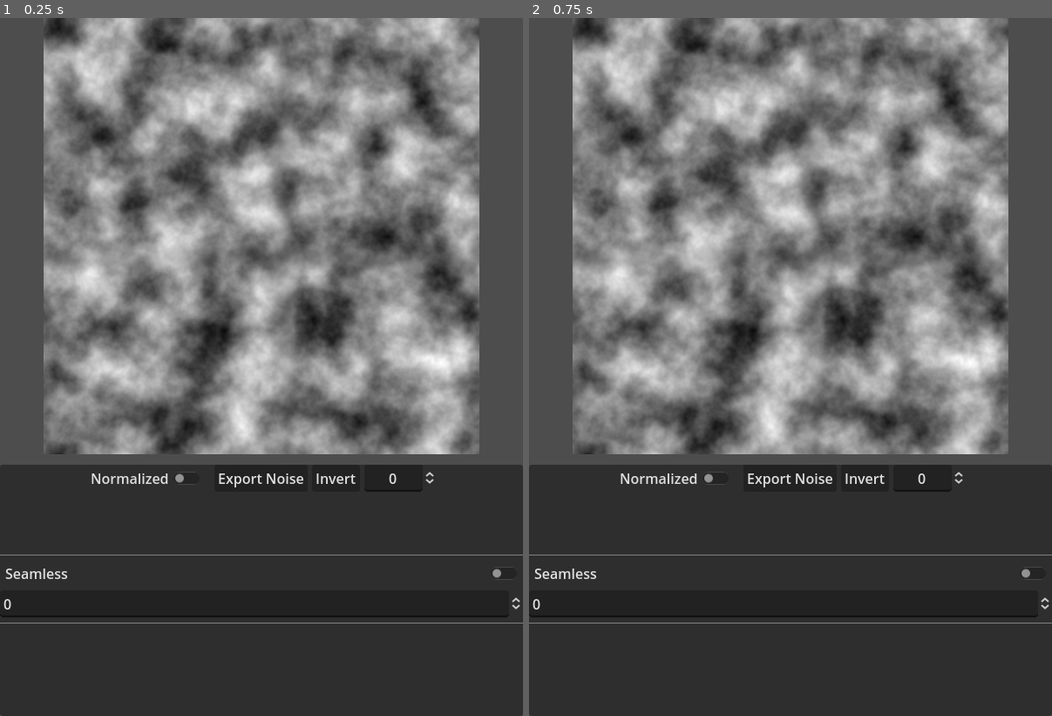
Above: before the commit, frames 1-2 (left to right).
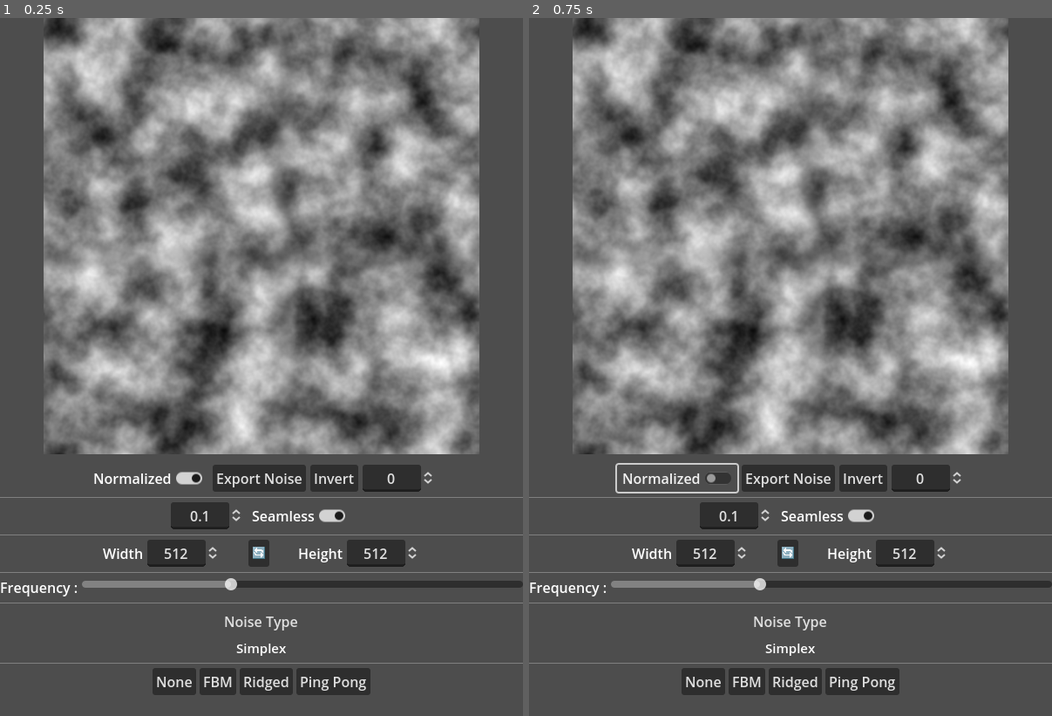
Above: after the commit, the same moments.

Repository: josephsmithberger/seamlessnoise
Game: Godot game, scene res://control.tscn
Two runs of this game, one before a commit and one after it. Both use one fixed random seed, a clock stepped at 60 frames per second and the inputs below. Before the commit the project has no main scene; this scene is started directly in both runs.
Inputs:
- Up to frame 1 (0.25 s): no input
- Up to frame 2 (0.75 s): click "Normalized" at 0.5 s

The runs differ from the first frame. In frame 1, 32% of the frame differs, in the area x 0-100%, y 64-100%; in frame 2, 32%, in the area x 0-100%, y 63-100%.

Commit message:
V0.1
Everything is functional. I plan to make it prettier and add some QOL features,

Diff:
--- /dev/null
+++ b/control.gd
@@ -0,0 +1,174 @@
+extends Control
+
+# Node references
+@onready var noise_rect:NoiseTexture2D = $VSplitContainer/Noise.texture
+@onready var noise:TextureRect = $VSplitContainer/Noise
+
+@onready var blend_box:SpinBox = $VSplitContainer/Menu/HBoxContainer/Blend
+@onready var seamless_toggle:CheckButton = $VSplitContainer/Menu/HBoxContainer/Seamless
+
+@onready var width_box:SpinBox = $VSplitContainer/Menu/Resolution/Width
+@onready var height_box:SpinBox = $VSplitContainer/Menu/Resolution/Height
+
+@onready var ntype_label:Label = $VSplitContainer/Menu/Type
+@onready var noise_menu:MenuButton = $"VSplitContainer/Menu/Noise Types"
+
+@onready var export_button:Button = $VSplitContainer/Menu/Dock/Export
+
+# Configuration
+@export var default_size:int = 512
+var is_exporting:bool = false
+
+func _ready() -> void:
+	_setup_noise_menu()
+
+func _setup_noise_menu() -> void:
+	var popup = noise_menu.get_popup()
+	popup.id_pressed.connect(_on_menu_item_selected)
+	popup.add_item("Simplex", FastNoiseLite.TYPE_SIMPLEX)
+	popup.add_item("Simplex Smooth", FastNoiseLite.TYPE_SIMPLEX_SMOOTH)
+	popup.add_item("Cellular", FastNoiseLite.TYPE_CELLULAR)
+	popup.add_item("Perlin", FastNoiseLite.TYPE_PERLIN)
+	popup.add_item("Value", FastNoiseLite.TYPE_VALUE)
+	popup.add_item("Value Cubic", FastNoiseLite.TYPE_VALUE_CUBIC)
+
+# Export UI handlers
+func _on_export_pressed() -> void:
+	is_exporting = true
+
+	# Store current state
+	var was_normal_map = noise_rect.as_normal_map
+
+	# Export regular texture
+	noise_rect.as_normal_map = false
+	var base_path = await _get_save_path()
+	if base_path:
+		# Get the texture data
+		var image = noise_rect.get_image()
+		# Save regular texture
+		image.save_png(base_path)
+
+		# Create normal map from height data
+		var normal_image = create_normal_map(image)
+		# Add _normal suffix before the extension
+		var normal_path = base_path.get_basename() + "_normal" + ".png"
+		normal_image.save_png(normal_path)
+
+	# Restore previous state
+	noise_rect.as_normal_map = was_normal_map
+	is_exporting = false
+
+func create_normal_map(height_map: Image) -> Image:
+	var width = height_map.get_width()
+	var height = height_map.get_height()
+	var normal_map = Image.create(width, height, false, Image.FORMAT_RGB8)
+	var bump_intensity = 8.0
+
+	height_map.convert(Image.FORMAT_RGB8)
+
+	for y in height:
+		for x in width:
+			# Sample heights using wrapped coordinates
+			var left = height_map.get_pixel(posmod(x - 1, width), y).r
+			var right = height_map.get_pixel(posmod(x + 1, width), y).r
+			var up = height_map.get_pixel(x, posmod(y - 1, height)).r
+			var down = height_map.get_pixel(x, posmod(y + 1, height)).r
+
+			# Calculate normal with increased intensity
+			var normal_x = (left - right) * 0.5 * bump_intensity
+			var normal_y = (up - down) * 0.5 * bump_intensity
+			var normal_z = 1.0
+
+			# Normalize
+			var length = sqrt(normal_x * normal_x + normal_y * normal_y + normal_z * normal_z)
+			normal_x /= length
+			normal_y /= length
+			normal_z /= length
+
+			# Convert from -1,1 range to 0,1 range
+			normal_x = (normal_x * 0.5) + 0.5
+			normal_y = (normal_y * 0.5) + 0.5
+			normal_z = (normal_z * 0.5) + 0.5
+
+			# Set pixel
+			normal_map.set_pixel(x, y, Color(normal_x, normal_y, normal_z))
+
+	return normal_map
+
+func _get_save_path() -> String:
+	var file_dialog = FileDialog.new()
+	add_child(file_dialog)
+
+	file_dialog.file_mode = FileDialog.FILE_MODE_SAVE_FILE
+	file_dialog.access = FileDialog.ACCESS_FILESYSTEM
+	file_dialog.filters = PackedStringArray(["*.png ; PNG Images"])
+	file_dialog.current_dir = OS.get_system_dir(OS.SYSTEM_DIR_DESKTOP)
+
+	file_dialog.popup_centered(Vector2(800, 600))
+
+	# Wait for dialog response
+	var path = await file_dialog.file_selected
+	file_dialog.queue_free()
+
+	return path
+# Toolbar functions
+func _on_normalize_toggled(toggled_on: bool) -> void:
+	noise_rect.normalize = toggled_on
+
+func _on_invert_pressed() -> void:
+	noise_rect.invert = !noise_rect.invert
+
+func _on_seed_value_changed(value: float) -> void:
+	noise_rect.noise.seed = value
+
+# Seamless options
+func _on_seamless_toggled(toggled_on: bool) -> void:
+	blend_box.visible = toggled_on
+	noise_rect.seamless = toggled_on
+
+func _on_blend_value_changed(value: float) -> void:
+	noise_rect.seamless_blend_skirt = value
+
+func _on_h_slider_value_changed(value: float) -> void:
+	noise_rect.noise.frequency = value
+
+# Resolution handlers
+func _on_width_value_changed(value: float) -> void:
+	noise_rect.width = value
+
+func _on_height_value_changed(value: float) -> void:
+	noise_rect.height = value
+
+func _on_reset_pressed() -> void:
+	width_box.value = default_size
+	height_box.value = default_size
+	noise_rect.height = default_size
+	noise_rect.width = default_size
+
+# Noise type handlers
+func _on_menu_item_selected(id: int):
+	var popup = noise_menu.get_popup()
+	ntype_label.text = popup.get_item_text(id)
+	noise_rect.noise.noise_type = id
+
+# Fractal type handlers
+func _on_none_pressed() -> void:
+	noise_rect.noise.fractal_type = FastNoiseLite.FRACTAL_NONE
+
+func _on_fbm_pressed() -> void:
+	noise_rect.noise.fractal_type = FastNoiseLite.FRACTAL_FBM
+
+func _on_ridged_pressed() -> void:
+	noise_rect.noise.fractal_type = FastNoiseLite.FRACTAL_RIDGED
+
+func _on_ping_pong_pressed() -> void:
+	noise_rect.noise.fractal_type = FastNoiseLite.FRACTAL_PING_PONG
+
+# Preview normal map on hover
+func _on_noise_mouse_entered() -> void:
+	if not is_exporting:
+		noise_rect.as_normal_map = true
+
+func _on_noise_mouse_exited() -> void:
+	if not is_exporting:
+		noise_rect.as_normal_map = false
--- a/control.tscn
+++ b/control.tscn
@@ -1,8 +1,10 @@
-[gd_scene load_steps=3 format=3 uid="uid://bil8bt6jdfl1b"]
+[gd_scene load_steps=4 format=3 uid="uid://bil8bt6jdfl1b"]
+
+[ext_resource type="Script" path="res://control.gd" id="1_u4ufd"]
 
 [sub_resource type="FastNoiseLite" id="FastNoiseLite_k4n4i"]
 
-[sub_resource type="NoiseTexture2D" id="NoiseTexture2D_8khnu"]
+[sub_resource type="NoiseTexture2D" id="NoiseTexture2D_d2eo5"]
 seamless = true
 noise = SubResource("FastNoiseLite_k4n4i")
 
@@ -13,6 +15,7 @@
 anchor_bottom = 1.0
 grow_horizontal = 2
 grow_vertical = 2
+script = ExtResource("1_u4ufd")
 
 [node name="VSplitContainer" type="VSplitContainer" parent="."]
 layout_mode = 1
@@ -25,60 +28,175 @@
 
 [node name="Noise" type="TextureRect" parent="VSplitContainer"]
 layout_mode = 2
-texture = SubResource("NoiseTexture2D_8khnu")
+texture = SubResource("NoiseTexture2D_d2eo5")
 expand_mode = 1
 stretch_mode = 5
 
-[node name="Editor" type="PanelContainer" parent="VSplitContainer"]
-layout_mode = 2
-
-[node name="Dock" type="HFlowContainer" parent="VSplitContainer/Editor"]
+[node name="Menu" type="VBoxContainer" parent="VSplitContainer"]
+layout_mode = 2
+
+[node name="Dock" type="HFlowContainer" parent="VSplitContainer/Menu"]
 layout_mode = 2
 theme_override_constants/h_separation = 5
 alignment = 1
 
-[node name="Normalize" type="CheckButton" parent="VSplitContainer/Editor/Dock"]
-layout_mode = 2
+[node name="Normalize" type="CheckButton" parent="VSplitContainer/Menu/Dock"]
+layout_mode = 2
+button_pressed = true
 text = "Normalized"
 
-[node name="VBoxContainer" type="VBoxContainer" parent="VSplitContainer/Editor/Dock"]
-layout_mode = 2
-
-[node name="Export" type="Button" parent="VSplitContainer/Editor/Dock"]
+[node name="Export" type="Button" parent="VSplitContainer/Menu/Dock"]
 layout_mode = 2
 text = "Export Noise"
 
-[node name="Invert" type="Button" parent="VSplitContainer/Editor/Dock"]
+[node name="Invert" type="Button" parent="VSplitContainer/Menu/Dock"]
 layout_mode = 2
 text = "Invert"
 
-[node name="Seed" type="SpinBox" parent="VSplitContainer/Editor/Dock"]
+[node name="Seed" type="SpinBox" parent="VSplitContainer/Menu/Dock"]
 layout_mode = 2
 tooltip_text = "Seed"
 allow_greater = true
 allow_lesser = true
 alignment = 1
 
-[node name="AspectRatioContainer" type="AspectRatioContainer" parent="VSplitContainer/Editor"]
-layout_mode = 2
-ratio = 10.0
-
-[node name="VBoxContainer" type="VBoxContainer" parent="VSplitContainer/Editor/AspectRatioContainer"]
-layout_mode = 2
-
-[node name="HSeparator" type="HSeparator" parent="VSplitContainer/Editor/AspectRatioContainer/VBoxContainer"]
-layout_mode = 2
-
-[node name="Seamless" type="CheckButton" parent="VSplitContainer/Editor/AspectRatioContainer/VBoxContainer"]
-layout_mode = 2
+[node name="HSeparator" type="HSeparator" parent="VSplitContainer/Menu"]
+layout_mode = 2
+
+[node name="HBoxContainer" type="HBoxContainer" parent="VSplitContainer/Menu"]
+layout_mode = 2
+alignment = 1
+
+[node name="Blend" type="SpinBox" parent="VSplitContainer/Menu/HBoxContainer"]
+layout_mode = 2
+max_value = 1.0
+step = 0.001
+value = 0.1
+alignment = 1
+update_on_text_changed = true
+
+[node name="Seamless" type="CheckButton" parent="VSplitContainer/Menu/HBoxContainer"]
+layout_mode = 2
+button_pressed = true
 text = "Seamless"
 
-[node name="Blend" type="SpinBox" parent="VSplitContainer/Editor/AspectRatioContainer/VBoxContainer"]
-layout_mode = 2
-update_on_text_changed = true
-
-[node name="HSeparator2" type="HSeparator" parent="VSplitContainer/Editor/AspectRatioContainer/VBoxContainer"]
-layout_mode = 2
-
-[node name="HBoxContainer" type="HBoxContainer" parent="VSplitContainer/Editor/AspectRatioContainer/VBoxContainer"]
-layout_mode = 2
+[node name="HSeparator2" type="HSeparator" parent="VSplitContainer/Menu"]
+layout_mode = 2
+
+[node name="Resolution" type="HBoxContainer" parent="VSplitContainer/Menu"]
+layout_mode = 2
+alignment = 1
+
+[node name="Label" type="Label" parent="VSplitContainer/Menu/Resolution"]
+layout_mode = 2
+text = "Width
+"
+
+[node name="Width" type="SpinBox" parent="VSplitContainer/Menu/Resolution"]
+layout_mode = 2
+min_value = 1.0
+max_value = 2048.0
+value = 512.0
+exp_edit = true
+alignment = 1
+
+[node name="VSeparator" type="VSeparator" parent="VSplitContainer/Menu/Resolution"]
+modulate = Color(1, 1, 1, 0)
+layout_mode = 2
+theme_override_constants/separation = 25
+
+[node name="Reset" type="Button" parent="VSplitContainer/Menu/Resolution"]
+layout_mode = 2
+text = "🔄"
+
+[node name="VSeparator2" type="VSeparator" parent="VSplitContainer/Menu/Resolution"]
+modulate = Color(1, 1, 1, 0)
+layout_mode = 2
+theme_override_constants/separation = 25
+
+[node name="Label2" type="Label" parent="VSplitContainer/Menu/Resolution"]
+layout_mode = 2
+text = "Height"
+
+[node name="Height" type="SpinBox" parent="VSplitContainer/Menu/Resolution"]
+layout_mode = 2
+min_value = 1.0
+max_value = 2048.0
+value = 512.0
+exp_edit = true
+alignment = 1
+
+[node name="HSeparator3" type="HSeparator" parent="VSplitContainer/Menu"]
+layout_mode = 2
+
+[node name="noise size" type="HBoxContainer" parent="VSplitContainer/Menu"]
+layout_mode = 2
+
+[node name="Label" type="Label" parent="VSplitContainer/Menu/noise size"]
+layout_mode = 2
+text = "Frequency :"
+horizontal_alignment = 1
+
+[node name="HSlider" type="HSlider" parent="VSplitContainer/Menu/noise size"]
+layout_direction = 3
+layout_mode = 2
+size_flags_horizontal = 3
+min_value = 0.001
+max_value = 1.0
+step = 0.001
+value = 0.01
+exp_edit = true
+
+[node name="HSeparator4" type="HSeparator" parent="VSplitContainer/Menu"]
+layout_mode = 2
+
+[node name="Noise Types" type="MenuButton" parent="VSplitContainer/Menu"]
+layout_mode = 2
+text = "Noise Type"
+switch_on_hover = true
+
+[node name="Type" type="Label" parent="VSplitContainer/Menu"]
+layout_mode = 2
+theme_override_font_sizes/font_size = 15
+text = "Simplex"
+horizontal_alignment = 1
+
+[node name="HSeparator5" type="HSeparator" parent="VSplitContainer/Menu"]
+layout_mode = 2
+
+[node name="Noise Specific" type="HBoxContainer" parent="VSplitContainer/Menu"]
+layout_mode = 2
+alignment = 1
+
+[node name="None" type="Button" parent="VSplitContainer/Menu/Noise Specific"]
+layout_mode = 2
+text = "None"
+
+[node name="FBM" type="Button" parent="VSplitContainer/Menu/Noise Specific"]
+layout_mode = 2
+text = "FBM"
+
+[node name="Ridged" type="Button" parent="VSplitContainer/Menu/Noise Specific"]
+layout_mode = 2
+text = "Ridged"
+
+[node name="PingPong" type="Button" parent="VSplitContainer/Menu/Noise Specific"]
+layout_mode = 2
+text = "Ping Pong"
+
+[connection signal="mouse_entered" from="VSplitContainer/Noise" to="." method="_on_noise_mouse_entered"]
+[connection signal="mouse_exited" from="VSplitContainer/Noise" to="." method="_on_noise_mouse_exited"]
+[connection signal="toggled" from="VSplitContainer/Menu/Dock/Normalize" to="." method="_on_normalize_toggled"]
+[connection signal="pressed" from="VSplitContainer/Menu/Dock/Export" to="." method="_on_export_pressed"]
+[connection signal="pressed" from="VSplitContainer/Menu/Dock/Invert" to="." method="_on_invert_pressed"]
+[connection signal="value_changed" from="VSplitContainer/Menu/Dock/Seed" to="." method="_on_seed_value_changed"]
+[connection signal="value_changed" from="VSplitContainer/Menu/HBoxContainer/Blend" to="." method="_on_blend_value_changed"]
+[connection signal="toggled" from="VSplitContainer/Menu/HBoxContainer/Seamless" to="." method="_on_seamless_toggled"]
+[connection signal="value_changed" from="VSplitContainer/Menu/Resolution/Width" to="." method="_on_width_value_changed"]
+[connection signal="pressed" from="VSplitContainer/Menu/Resolution/Reset" to="." method="_on_reset_pressed"]
+[connection signal="value_changed" from="VSplitContainer/Menu/Resolution/Height" to="." method="_on_height_value_changed"]
+[connection signal="value_changed" from="VSplitContainer/Menu/noise size/HSlider" to="." method="_on_h_slider_value_changed"]
+[connection signal="pressed" from="VSplitContainer/Menu/Noise Specific/None" to="." method="_on_none_pressed"]
+[connection signal="pressed" from="VSplitContainer/Menu/Noise Specific/FBM" to="." method="_on_fbm_pressed"]
+[connection signal="pressed" from="VSplitContainer/Menu/Noise Specific/Ridged" to="." method="_on_ridged_pressed"]
+[connection signal="pressed" from="VSplitContainer/Menu/Noise Specific/PingPong" to="." method="_on_ping_pong_pressed"]
--- a/project.godot
+++ b/project.godot
@@ -11,6 +11,7 @@
 [application]
 
 config/name="SeamlessNoise"
+run/main_scene="res://control.tscn"
 config/features=PackedStringArray("4.3", "Forward Plus")
 config/icon="res://icon.svg"
 
@@ -19,3 +20,4 @@
 window/size/viewport_width=600
 window/size/viewport_height=800
 window/stretch/mode="canvas_items"
+window/stretch/aspect="expand"
Binary file added: h.png
Not shown, added: h.png.import
Binary file added: h_normal.png
Not shown, added: h_normal.png.import
Not shown, added: .DS_Store
Not shown, changed: .gitignore
